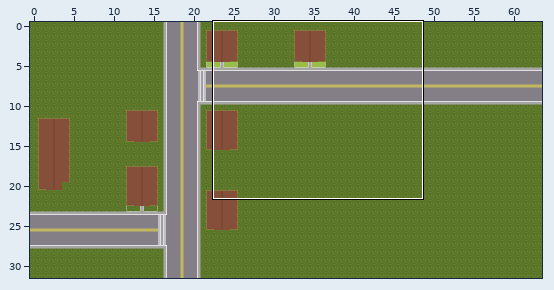
Tiled map: RAW/ludMapMIKE.tmx. The first picture is a wide view before the edit; the outline marks the close-up.
Close-up. Before:
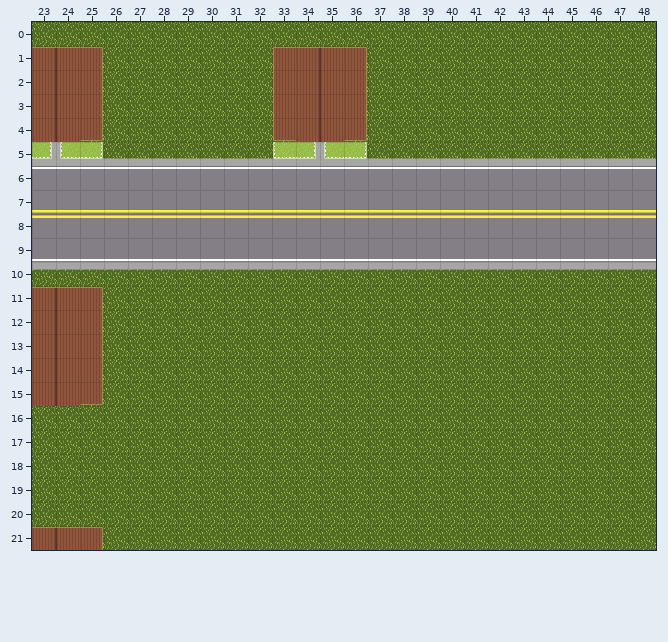
Cells are 32x32 px. Shown: x 23..48, y 0..21.
And afterwards:
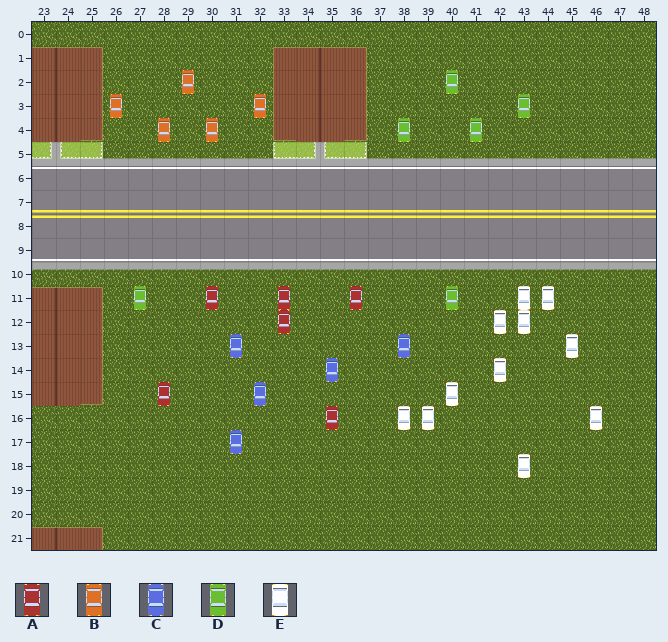
Key: from "carTile": A 0, B 1, C 2, D 3, E 4.
_ is an empty cell.
The edit:
Changed rows in their new state; . is an unchanged cell.
Layer "Objects":
first column x 26:
 2 ...B..........D...
 3 B.....B..........D
 4 ..B.B.......D..D..
first column x 27:
11 D..A..A..A...D..EE..
12 ......A........EE...
13 ....C......C......E.
14 ........C......E....
15 .A...C.......E......
16 ........A..EE......E
17 ....C...............
18 ................E...
